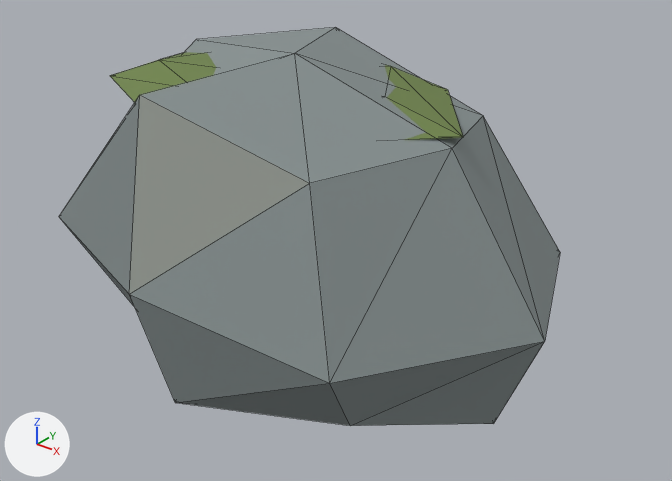
Renders of the glTF model assets/models/taiga/granite_moss.glb from each side of a commit.
One viewpoint serves both versions: a 50 mm lens placed at (2.21, -2.51, 2.04), pointed at (0.14, 0.08, 0.43). Arrows for +X, +Y and +Z are at lower left; the lights stay in place. The picture after the commit comes second. Mesh edges are drawn as thin lines. Vertices at exactly the same position are counted once.

Objects in the first picture: 'granite_moss'.
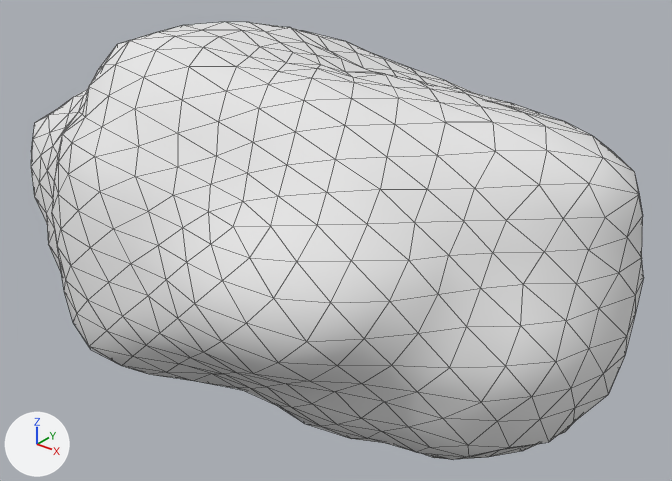
The change in detail:
Material 'granite_moss_granite' (mat_granite_moss_granite) is new.
Its base color is (0.8, 0.8, 0.8) (white #e7e7e7).
Its roughness is 0.88.
me_granite_moss is used by ob_granite_moss; location (0.0, 0.0, 0.0).
me_granite_moss had 44 vertices, 80 faces and spanned x -1.11..1.09, y -0.67..0.89, z -0.14..1.2.
me_granite_moss no longer uses material mat_river_granite_006 (grey #869090).
me_granite_moss no longer uses material mat_granite___pale_fracture_006 (grey #a6aca4).
me_granite_moss no longer uses material mat_moss_006 (green #6f844b).
me_granite_moss now has 642 vertices, 1280 faces and spans x -1.39..1.36, y -0.82..0.86, z -0.06..1.22.
me_granite_moss part 1: the loose piece of 22 vertices spanning x -1.11..1.09, y -0.67..0.89, z -0.14..1.2 is rebuilt with 642 vertices and now spans x -1.39..1.36, y -0.82..0.86, z -0.06..1.22, in mat_granite_moss_granite (white #e7e7e7).
me_granite_moss part 2: the loose piece of 22 vertices spanning x -0.85..0.7, y -0.46..0.54, z 0.94..1.08 is deleted.
me_granite_moss gains material mat_granite_moss_granite (white #e7e7e7).

What differs and where, as boxes [x1, y1, x2, y2] in the pictures (672 x 481 px):
'granite_moss', reshaped, recoloured (22% wider, 9% taller): before [59, 27, 560, 426]; after [31, 22, 643, 459]
part 1 of me_granite_moss, rebuilt (22% wider, 9% taller): before [59, 27, 560, 426]; after [31, 22, 643, 459]
part 2 of me_granite_moss, deleted (green): before [110, 52, 463, 140]
